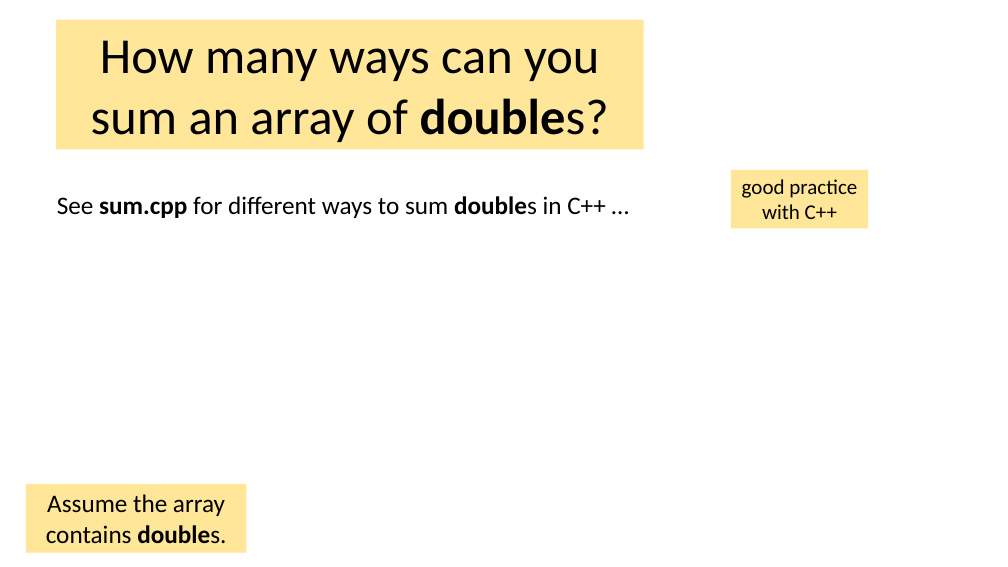
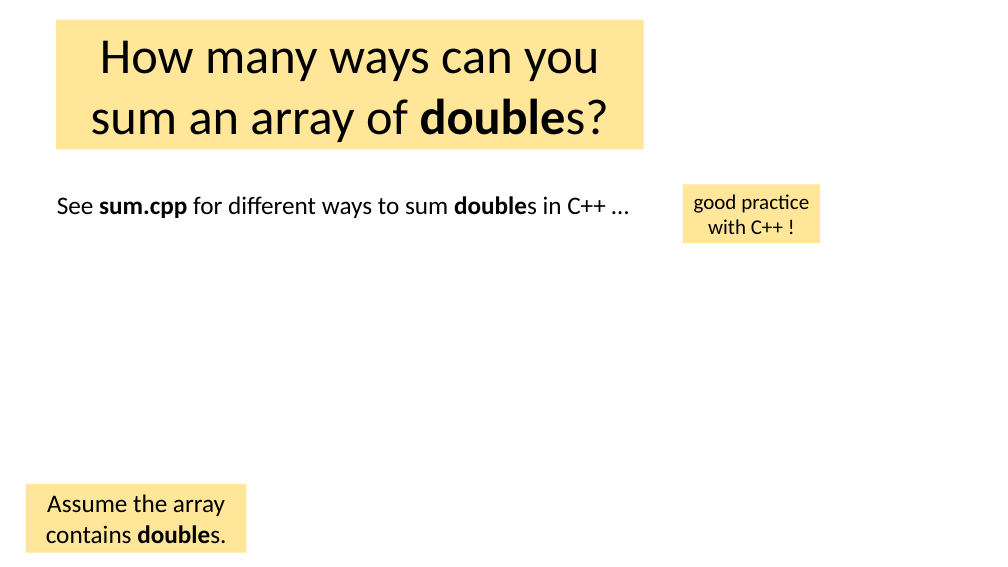
Before and after one commit to tjd1234/cmpt225fall2023, a slide deck: slide 9 of lecture_notes/week1/week1_intro.pptx (slide 8 before the commit). Drawn at 1008x567 pixels with LibreOffice and Linux fonts; fonts in the diff are those of the drawing. Boxes give left, top, right and bottom in pixels: in the first picture for what was removed or moved away, otherwise in the second. Text is boxed around its words. In the diff, an @@ line names an element or a change of style, - is before the commit and + after.

```diff
--- a/lecture_notes/week1/week1_intro.pptx
+++ b/lecture_notes/week1/week1_intro.pptx
@@ rectangle "good practice with C++ !": place and size @@
-rectangle "good practice with C++ !" at [731, 170, 869, 228]
+rectangle "good practice with C++ !" at [683, 185, 820, 243]
@@ text in rectangle at [694, 194, 809, 234]: text changed @@
-good practice with C++
+good practice with C++ !
```
Also in this commit, not shown: 8 other slides changed, 2 slides added, 1 slide removed, 1 other file.
